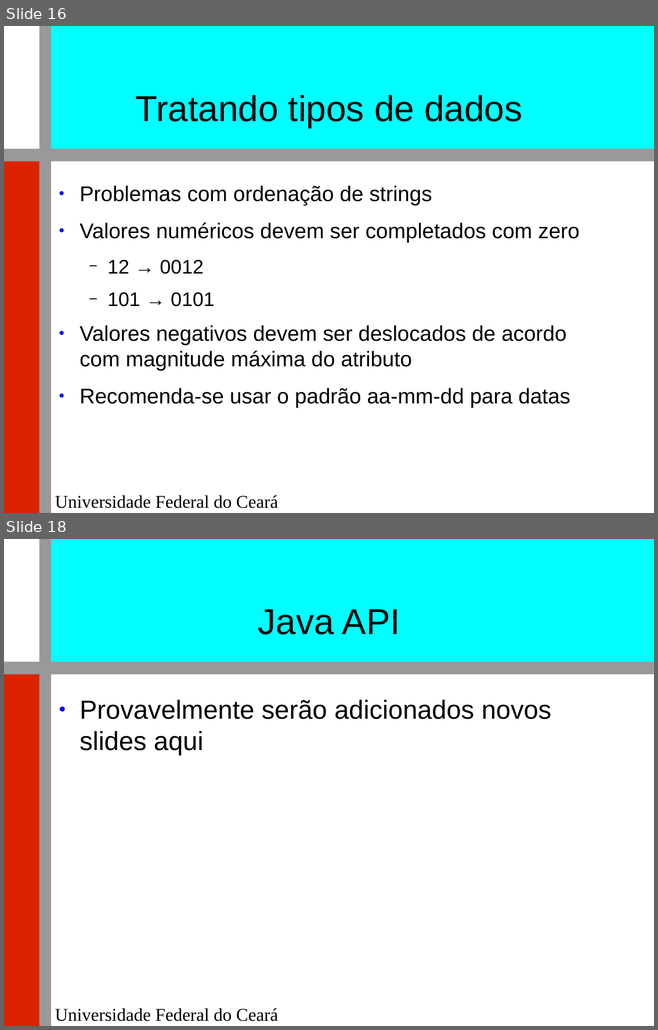
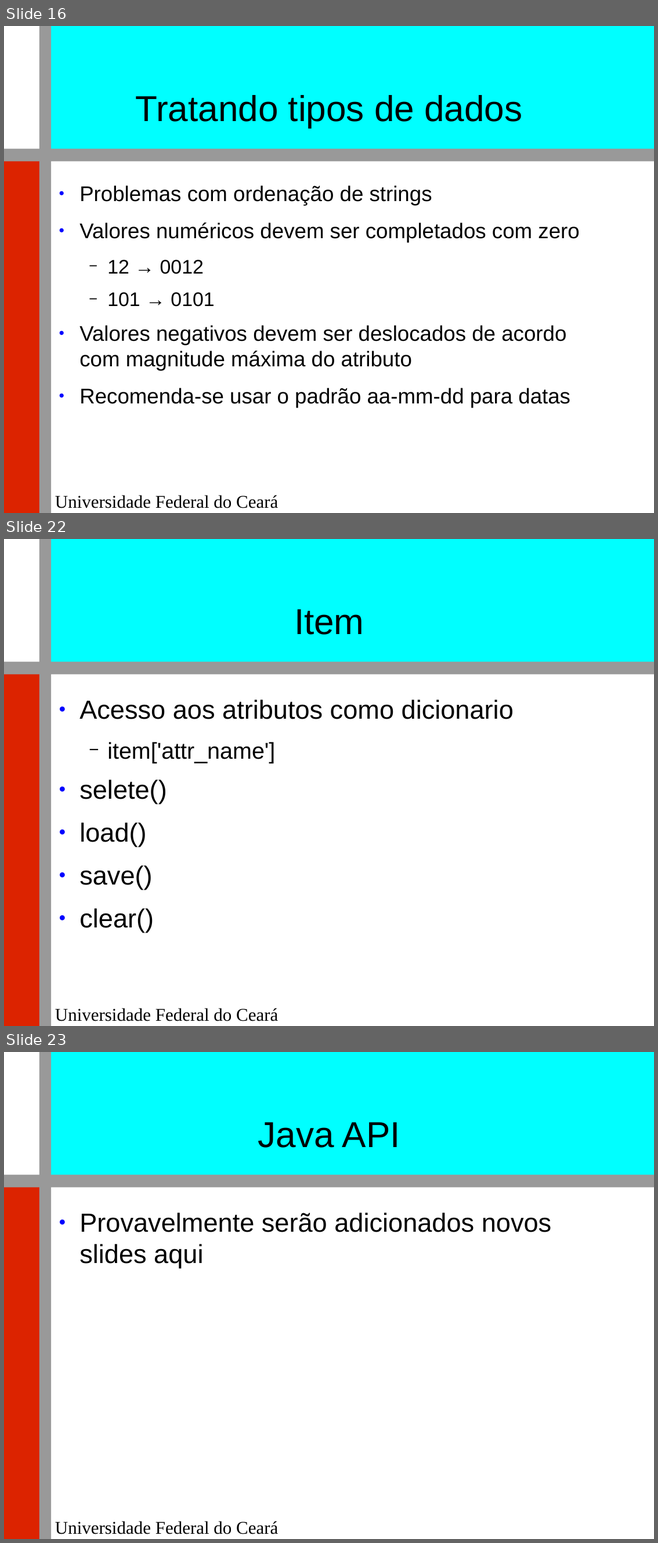
Before and after one commit to renatocjn/NoSQL_TF, a slide deck: Apresentação.odp. Shown one above the other, each under a label of ours: slides 16 and 18 before the commit, slides 16, 22 and 23 after it; the slides between them are not shown. The pictures are 658x1030 and 658x1543 pixels, drawn with LibreOffice and Linux fonts; fonts in the diff are those of the drawing; background and template pictures are left out. Boxes give left, top, right and bottom in pixels: in the first picture for what was removed or moved away, otherwise in the second. Text is boxed around its words. In the diff, an @@ line names an element or a change of style, - is before the commit and + after.

```diff
--- a/Apresentação.odp
+++ b/Apresentação.odp
@@ slide 22 added at <box>4,539,654,1026</box>, background #FFFFFF; not listed: 5 template elements that a slide beside it also shows @@
@@ title added at <box>294,609,364,635</box>, 44 pt, text #000000 @@
+Item
@@ text added at <box>79,700,513,933</box>, 32 pt, text #000000 @@
+● Acesso aos atributos como dicionario
+  − item['attr_name']
+● selete()
+● load()
+● save()
+● clear()
@@ what was slide 18 is now slide 23 @@
```
Also in this commit, not shown: 5 other slides added, 1 slide removed.
